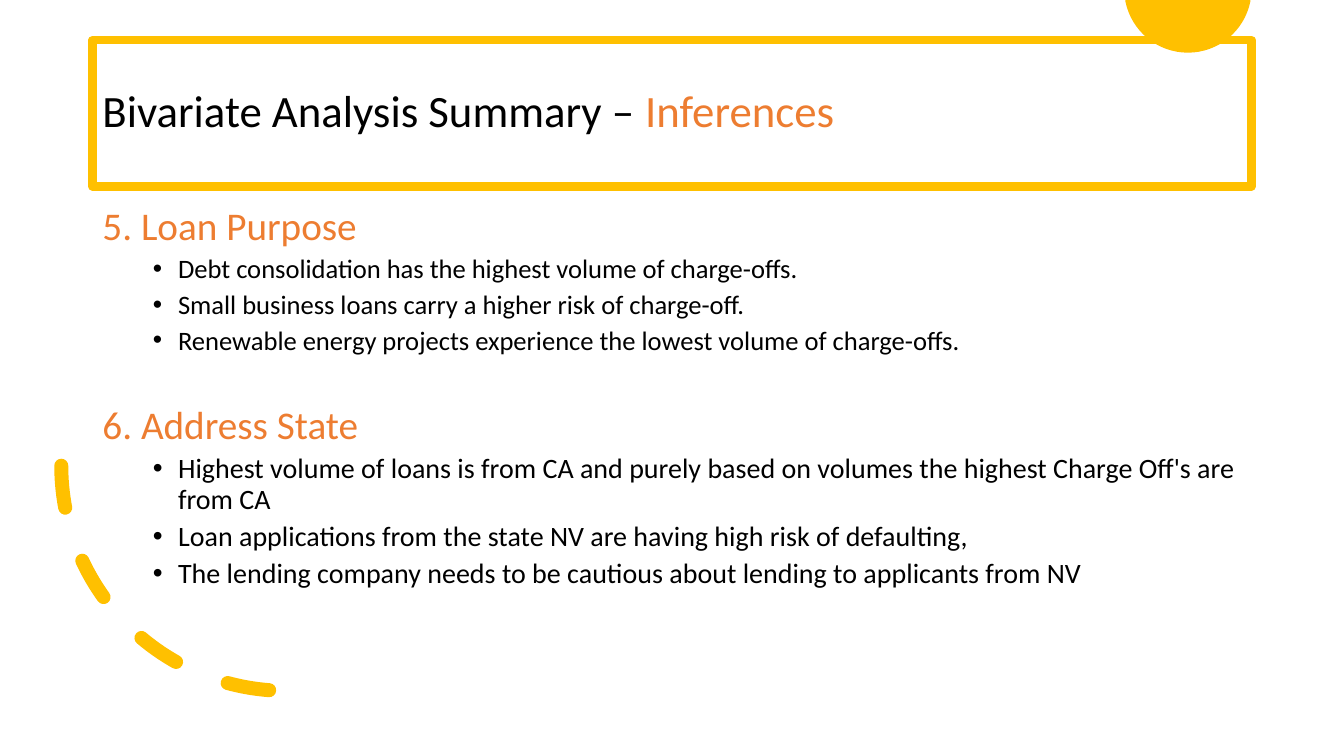
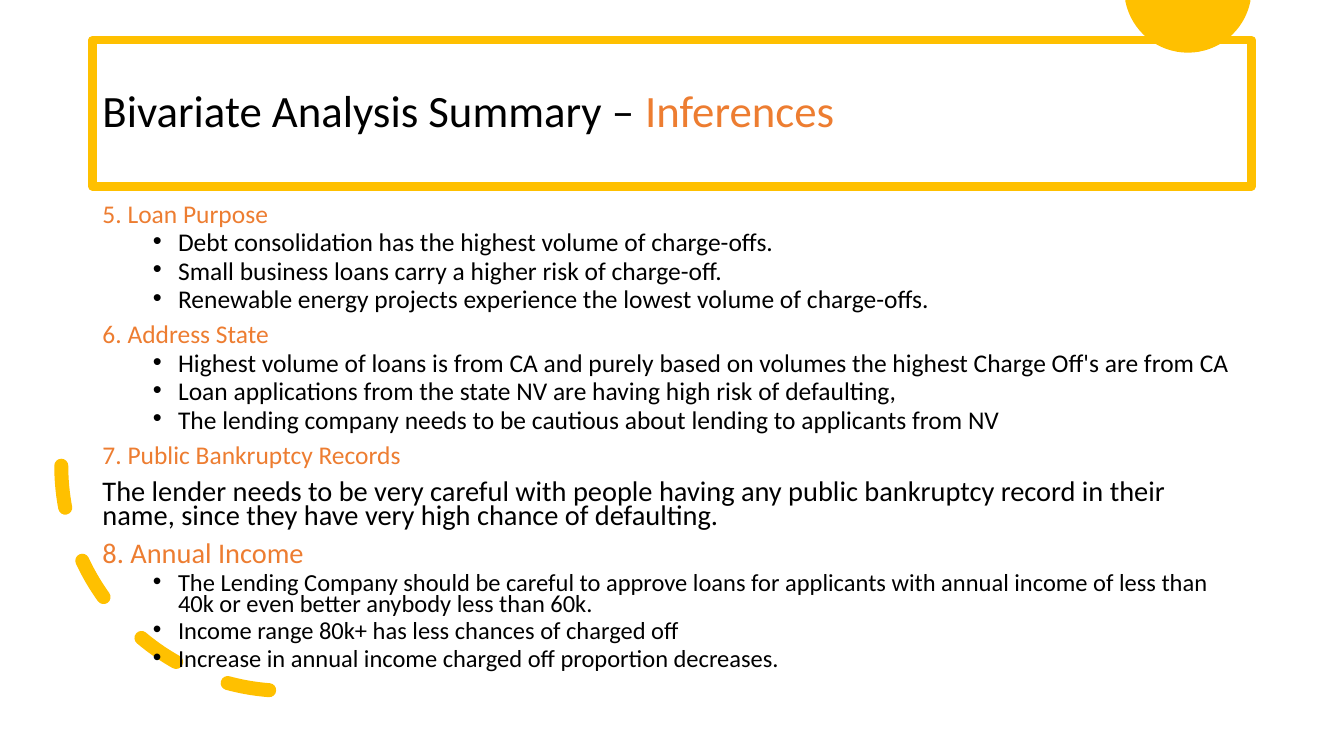
Before and after one commit to prachigoliwadekar/LendingClubCaseStudy, a slide deck: slide 39 of LendingClubCaseStudy.pptx (slide 41 before the commit). Drawn at 1344x756 pixels with LibreOffice and Linux fonts; fonts in the diff are those of the drawing. Boxes give left, top, right and bottom in pixels: in the first picture for what was removed or moved away, otherwise in the second. Text is boxed around its words. In the diff, an @@ line names an element or a change of style, - is before the commit and + after.

Commit message:
condensed summary slides

```diff
--- a/LendingClubCaseStudy.pptx
+++ b/LendingClubCaseStudy.pptx
@@ text at [102, 206, 1228, 434]: size 28 to 18.2 pt in "5. Loan Purpose", "6. Address State"; size 19 to 18.2 pt in "Debt consolidation has the highest volume of ...", "Small business loans carry a higher risk ...", "Renewable energy projects experience the lowest volume ..."; size 20 to 18.2 pt in "Highest volume of loans is from CA ...", "Loan applications from the state NV are ...", "The lending company needs to be cautious ..."; line spacing 0.9 to 0.7 @@
@@ text at [102, 446, 1208, 672]: paragraphs added @@
+7. Public Bankruptcy Records
+The lender needs to be very careful with people having any public bankruptcy record in their name, since they have very high chance of defaulting.
+8. Annual Income
+  • The Lending Company should be careful to approve loans for applicants with annual income of less than 40k or even better anybody less than 60k.
+  • Income range 80k+ has less chances of charged off
+  • Increase in annual income charged off proportion decreases.
```
Also in this commit, not shown: 4 other slides changed, 3 slides removed, 1 other file.
